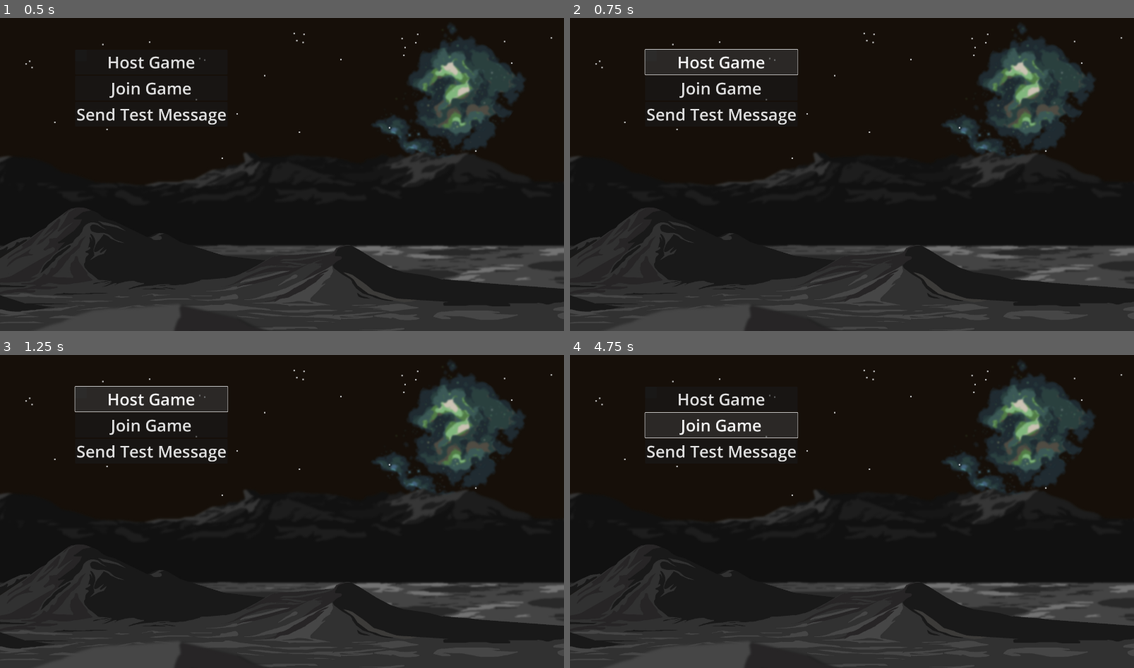
Above: before the commit, frames 1-4 (two rows, left to right).
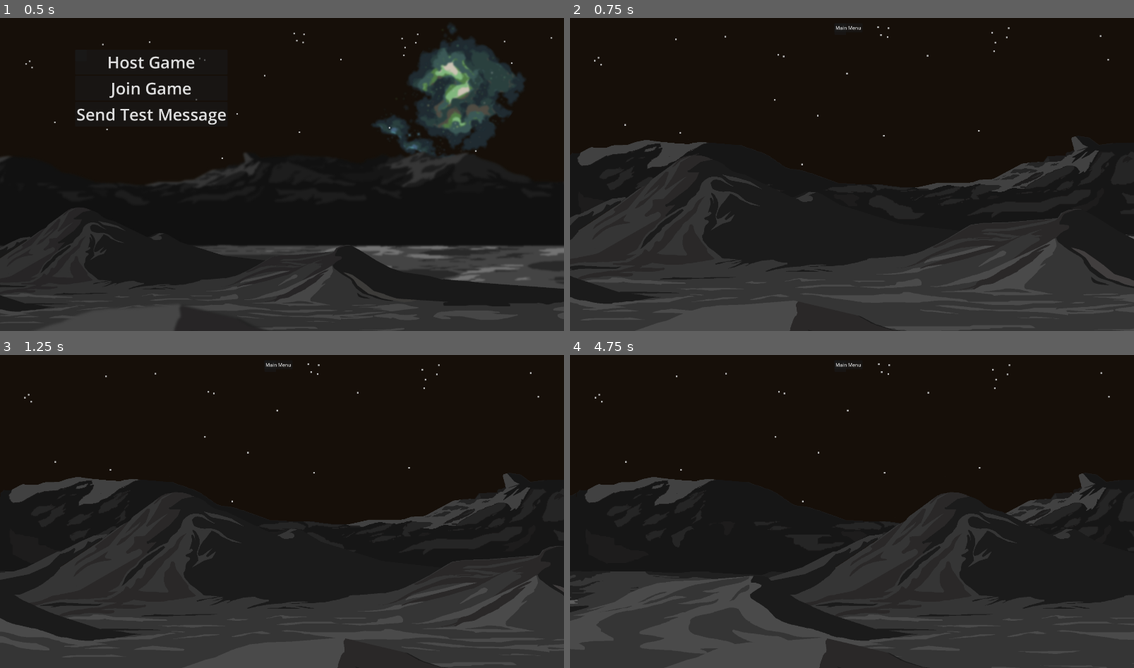
Above: after the commit, the same moments.

Repository: AUTeddy/godot-intro-multiplayer-1
Game: Godot game, scene res://scenes/main_menu.tscn
Two runs of this game, one before a commit and one after it. Both use one fixed random seed, a clock stepped at 60 frames per second and the inputs below.
Inputs (mouse positions are in pixels of both pictures, inside the frame that each line leads up to):
- Up to frame 1 (0.5 s): no input
- Up to frame 2 (0.75 s): click "Host Game" at 0.5 s
- Up to frame 3 (1.25 s): no input
- Up to frame 4 (4.75 s): click (846, 364) at 1.25 s, where only the run after the commit has a clickable "Main Menu"; click "Join Game" at 2 s; hold Right (ui_right) 2.78-4.28 s; hold Left (ui_left) from 4.28 s (still down)

Frame 1 is identical in both runs. In frame 2, 24% of the frame differs, in the area x 0-100%, y 2-100%; in frame 3, 25%; in frame 4, 26%.

Commit message:
Hosting or joining a game immediately loads the game scene
- game scene main menu button working
- added terminate connection and load main menu to NetworkManager

Diff:
--- a/scenes/game.tscn
+++ b/scenes/game.tscn
@@ -1,5 +1,6 @@
-[gd_scene load_steps=7 format=3 uid="uid://c7hx085d3my3g"]
+[gd_scene load_steps=8 format=3 uid="uid://c7hx085d3my3g"]
 
+[ext_resource type="Script" uid="uid://decxidnrg6wt2" path="res://scripts/game.gd" id="1_u5sy4"]
 [ext_resource type="Texture2D" uid="uid://bc17l4opfv77q" path="res://assets/game-bg/moon_sky.png" id="1_uwrxv"]
 [ext_resource type="Texture2D" uid="uid://duj4ow0abaplj" path="res://assets/game-bg/moon_earth.png" id="2_yqjtg"]
 [ext_resource type="Texture2D" uid="uid://f80u4c5myc6g" path="res://assets/game-bg/moon_back.png" id="3_lnu2h"]
@@ -8,6 +9,7 @@
 [ext_resource type="Texture2D" uid="uid://daqskdqetu3jm" path="res://assets/game-bg/moon_floor.png" id="6_p57ef"]
 
 [node name="Game" type="Node2D"]
+script = ExtResource("1_u5sy4")
 
 [node name="World" type="Node2D" parent="."]
 
@@ -90,3 +92,5 @@
 [node name="MainMenu" type="Button" parent="GameMenu/Panel/HBoxContainer"]
 layout_mode = 2
 text = "Main Menu"
+
+[connection signal="pressed" from="GameMenu/Panel/HBoxContainer/MainMenu" to="." method="_on_main_menu_pressed"]
--- /dev/null
+++ b/scripts/game.gd
@@ -0,0 +1,4 @@
+extends Node2D
+
+func _on_main_menu_pressed() -> void:
+	NetworkManager.terminate_connection_load_main_menu()
--- a/scripts/main_menu.gd
+++ b/scripts/main_menu.gd
@@ -3,11 +3,11 @@
 
 func _on_host_game_pressed() -> void:
 	NetworkManager.create_server()
-
+	NetworkManager.load_game_scene()
 
 func _on_join_game_pressed() -> void:
+	NetworkManager.load_game_scene()
 	NetworkManager.create_client()
-
 
 func _on_send_test_message_pressed() -> void:
 	_send_test_message.rpc("Hello there!")
--- a/scripts/network/network_manager.gd
+++ b/scripts/network/network_manager.gd
@@ -2,13 +2,20 @@
 
 const SERVER_PORT: int = 8080
 
+const GAME_SCENE = "res://scenes/game.tscn"
+const MAIN_MENU_SCENE = "res://scenes/main_menu.tscn"
+
+var is_hosting_game = false
+
 func create_server():
+	is_hosting_game = true
 	var enet_network_peer: ENetMultiplayerPeer = ENetMultiplayerPeer.new()
 	enet_network_peer.create_server(SERVER_PORT)
 	get_tree().get_multiplayer().multiplayer_peer = enet_network_peer
 	print("Server created!")
 
 func create_client(host_ip: String = "localhost", host_port: int = SERVER_PORT):
+	is_hosting_game = false
 	_setup_client_connection_signals()
 
 	var enet_network_peer: ENetMultiplayerPeer = ENetMultiplayerPeer.new()
@@ -22,4 +29,25 @@
 
 func _server_disconnected():
 	print("Server disconnected")
+	terminate_connection_load_main_menu()
+
+func load_game_scene():
+	print("Loading game scene...")
+	get_tree().call_deferred(&"change_scene_to_packed", preload(GAME_SCENE))
+
+func terminate_connection_load_main_menu():
+	print("Terminate connection, load main menu...")
+	_load_main_menu()
+	_terminate_connection()
+	_disconnect_client_connection_signals()
+
+func _load_main_menu():
+	get_tree().call_deferred(&"change_scene_to_packed", preload(MAIN_MENU_SCENE))
+
+func _terminate_connection():
+	print("Terminate connection")
 	get_tree().get_multiplayer().multiplayer_peer = null
+
+func _disconnect_client_connection_signals():
+	if get_tree().get_multiplayer().server_disconnected.has_connections():
+		get_tree().get_multiplayer().server_disconnected.disconnect(_server_disconnected)
Not shown, added: scripts/game.gd.uid
